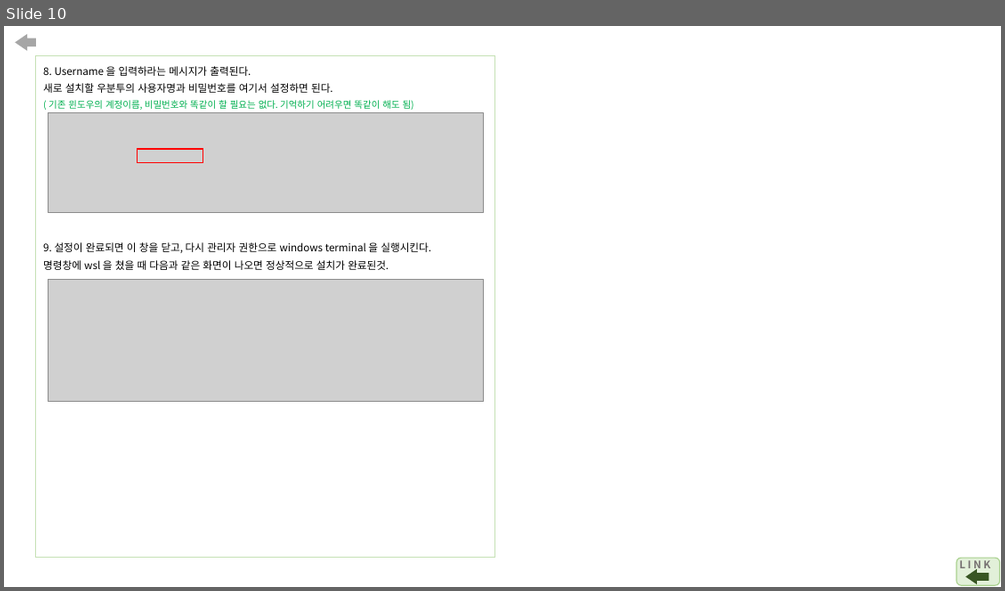
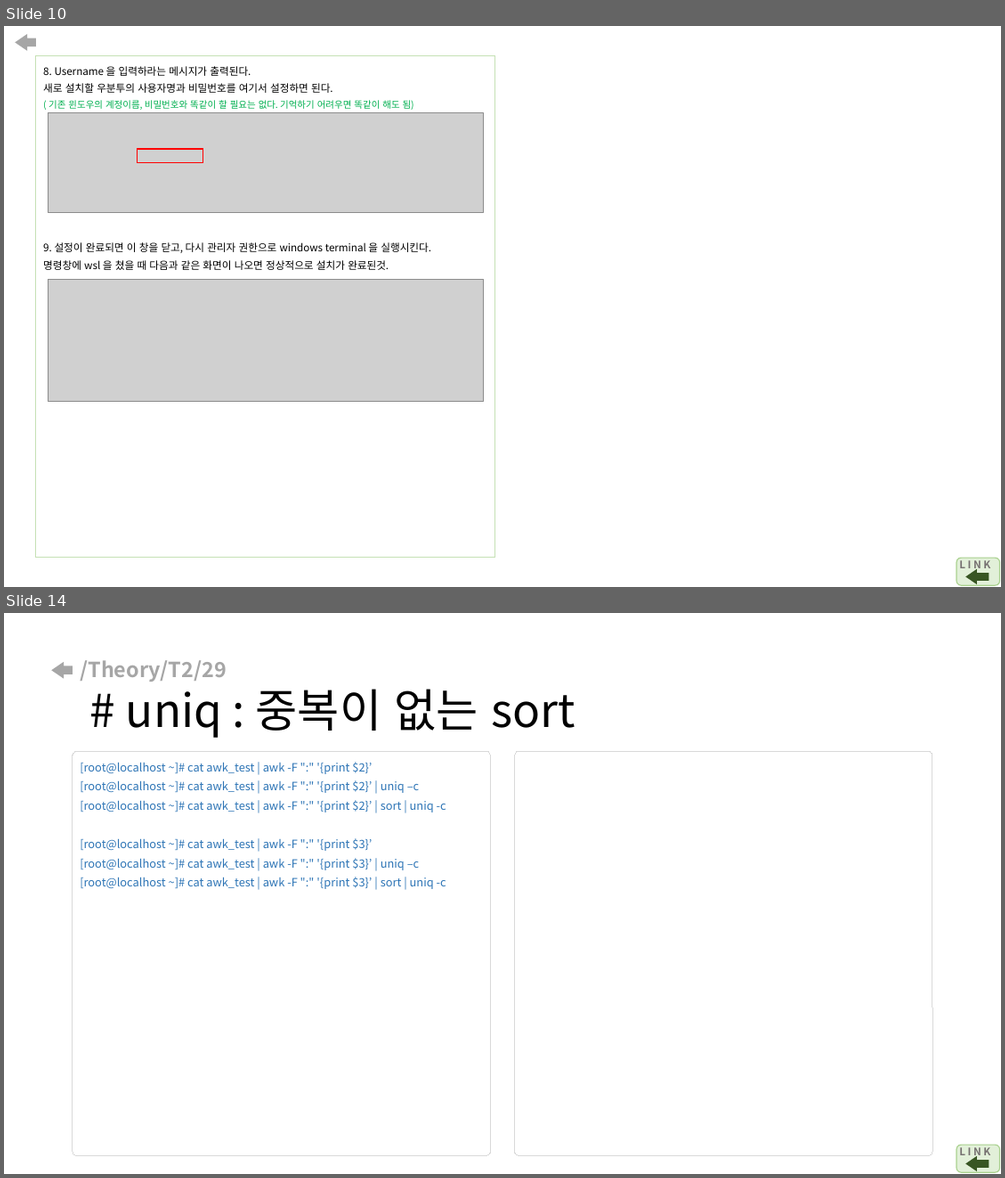
Before and after one commit to arizona95/CyberTraining, a slide deck: Lecture/student_class_ppt_21_2/국방사이버보안 과제.pptx. Shown one above the other, each under a label of ours: slide 10 before the commit, slides 10 and 14 after it; the slides between them are not shown. The pictures are 1005x591 and 1005x1178 pixels, drawn with LibreOffice and Linux fonts; fonts in the diff are those of the drawing; grey boxes stand for pictures. Boxes give left, top, right and bottom in pixels: in the first picture for what was removed or moved away, otherwise in the second. Text is boxed around its words. In the diff, an @@ line names an element or a change of style, - is before the commit and + after.

```diff
--- a/Lecture/student_class_ppt_21_2/국방사이버보안 과제.pptx
+++ b/Lecture/student_class_ppt_21_2/국방사이버보안 과제.pptx
@@ slide 14 added at (4, 613, 1001, 1174), background #FFFFFF @@
@@ right arrow added at (51, 662, 72, 679), fill #A6A6A6 @@
@@ title added at (80, 660, 575, 738), 44 pt, text #000000 @@
+/Theory/T2/29
+# uniq : 중복이 없는 sort
@@ rounded rectangle added at (73, 751, 491, 1155), outline #D9D9D9 0 pt @@
@@ text added at (80, 762, 446, 889), 11 pt, text #2E75B6 @@
+[root@localhost ~]# cat awk_test | awk -F ":" '{print $2}’
+[root@localhost ~]# cat awk_test | awk -F ":" '{print $2}’ | uniq –c
+[root@localhost ~]# cat awk_test | awk -F ":" '{print $2}’ | sort | uniq -c
+[root@localhost ~]# cat awk_test | awk -F ":" '{print $3}’
+[root@localhost ~]# cat awk_test | awk -F ":" '{print $3}’ | uniq –c
+[root@localhost ~]# cat awk_test | awk -F ":" '{print $3}’ | sort | uniq -c
@@ rounded rectangle added at (515, 751, 933, 1155), outline #D9D9D9 0 pt @@
@@ rounded rectangle added at (956, 1144, 1000, 1172), fill #E2F0D9, outline #A9D18E 1 pt @@
@@ text added at (959, 1144, 990, 1159), 10 pt, text #767171, bold @@
+L I N K
@@ right arrow added at (966, 1156, 989, 1171), fill #385723 @@
```
Also in this commit, not shown: 2 slides changed, 6 other slides added, 22 slides removed.
